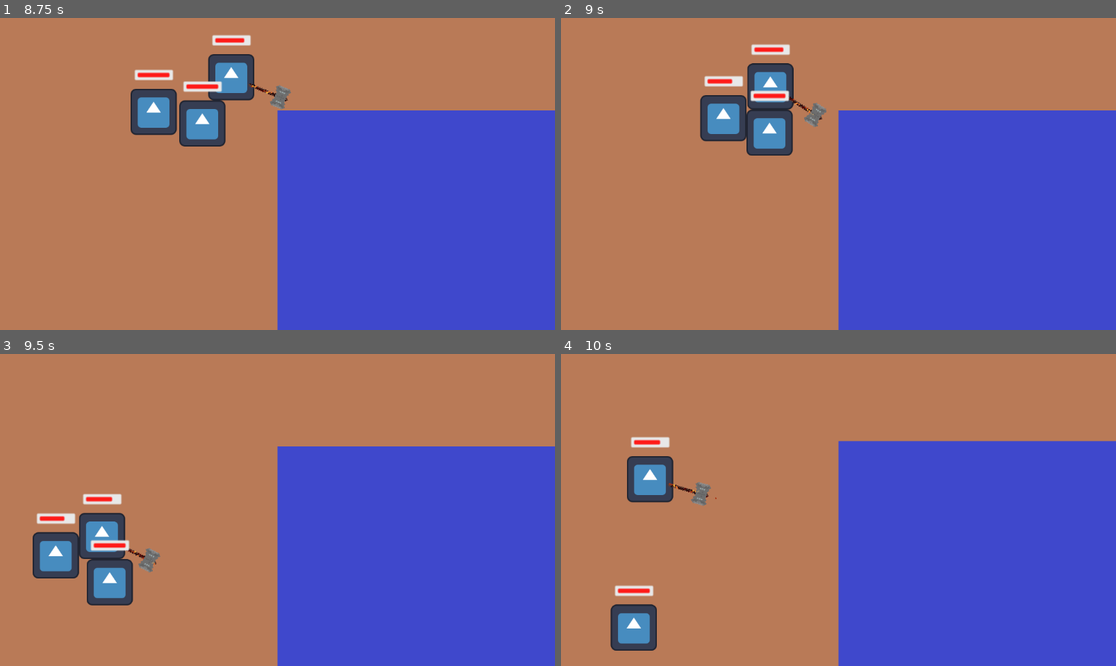
Above: before the commit, frames 1-4 (two rows, left to right).
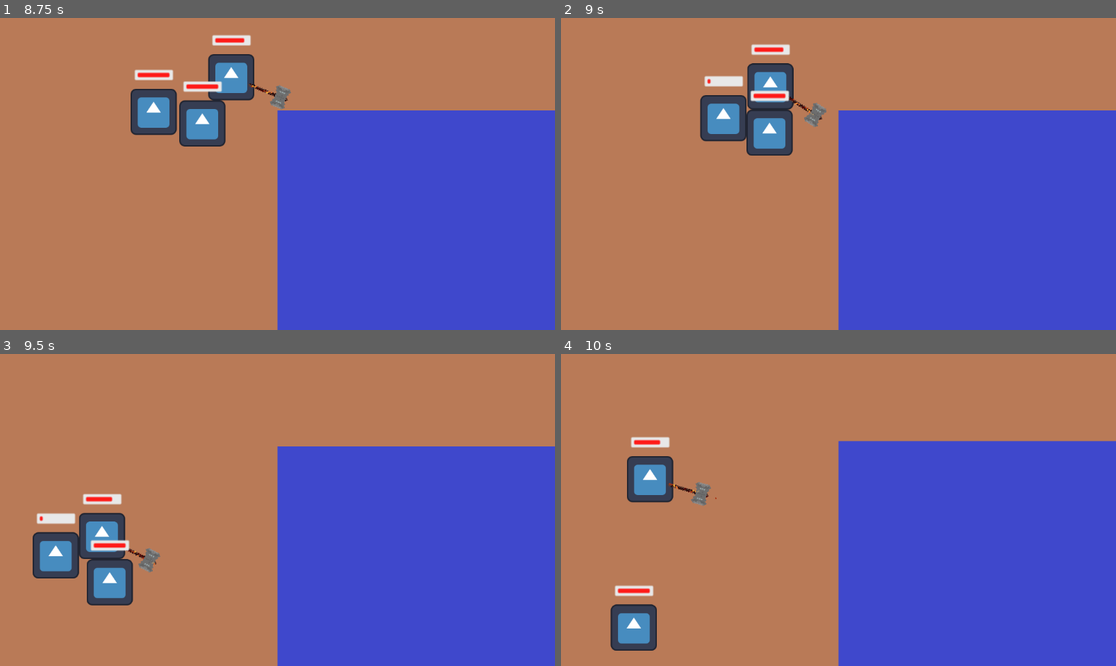
Above: after the commit, the same moments.

Repository: Arthexs/Rising-gamejam
Game: Godot game, scene res://Scenes/Main/main.tscn
The game is run twice, just before and just after one commit, with the same random seed, the same clock (stepped at 60 frames per second) and the same inputs. The engine's default icon, where the game draws it, is replaced by a stand-in: a white triangle on a blue panel in a dark square.
Inputs (mouse positions are in pixels of both pictures, inside the frame that each line leads up to):
- Up to frame 1 (8.75 s): move the mouse to (399, 158) at 0.52 s; hold D (Right) 0.53-1.28 s; move the mouse to (166, 189) at 1.27 s; hold S (Down) 1.28-2.03 s; move the mouse to (333, 105) at 2.02 s; hold D (Right) 2.03-2.78 s; move the mouse to (249, 236) at 2.77 s; hold W (Up) 2.78-3.53 s; move the mouse to (444, 220) at 3.52 s; hold A (Left) 3.53-5.03 s; move the mouse to (111, 127) at 4.27 s; move the mouse to (305, 174) at 5.02 s; hold S (Down) 5.03-5.78 s; move the mouse to (194, 96) at 5.77 s; hold D (Right) 5.78-6.53 s; move the mouse to (399, 158) at 6.52 s; hold W (Up) 6.53-7.28 s; move the mouse to (166, 189) at 7.27 s; hold D (Right) 7.28-8.03 s; move the mouse to (333, 105) at 8.02 s; hold S (Down) from 8.03 s (still down)
- Up to frame 2 (9 s): move the mouse to (810, 236) at 8.77 s; release S (Down) at 8.78 s; hold A (Left) from 8.78 s (still down)
- Up to frame 3 (9.5 s): keep holding A (Left)
- Up to frame 4 (10 s): move the mouse to (1005, 556) at 9.52 s; release A (Left) at 9.53 s; hold W (Up) from 9.53 s (still down)

Frame 1 is identical in both runs. In frame 2, less than 0.1% of the frame differs, in the area x 26-31%, y 19-22%; in frame 3, less than 0.1%; in frame 4, nothing differs.

Commit message:
Altered damage calculation on mobs

Diff:
--- a/Scenes/Mobs/melee_mob.gd
+++ b/Scenes/Mobs/melee_mob.gd
@@ -63,7 +63,7 @@
 	var force: float = abs(delta_vel)/delta * mass_max
 	#print("force: ", force)
 	if force > force_threshold:
-		var damage: float = force/100000 * damage_tuner
+		var damage: float = force/25000 * damage_tuner
 		#print("damage taken: ", damage)
 		health_module.take_damage(damage)
 		mass = 0.1*mass_max
@@ -73,7 +73,7 @@
 	if prev_velocity.length() != 0:
 		#print(delta_vel/prev_velocity.length(), " < ", - (1-brake_threshold))
 		if delta_vel/prev_velocity.length() < - (1-brake_threshold) && flying:
-			var damage: float = force/100000 * damage_tuner
+			var damage: float = force/25000 * damage_tuner
 			#print("damage taken: ", damage)
 			health_module.take_damage(damage)
 			linear_velocity = Vector2.ZERO
--- a/Scenes/Mobs/ranged_mob.gd
+++ b/Scenes/Mobs/ranged_mob.gd
@@ -51,7 +51,7 @@
 	var force: float = abs(delta_vel)/delta * mass_max
 
 	if force > force_threshold:
-		var damage: float = force/100000 * damage_tuner
+		var damage: float = force/25000 * damage_tuner
 		#print("damage taken: ", damage)
 		health_module.take_damage(damage)
 		mass = 0.1*mass_max
@@ -61,7 +61,7 @@
 	if prev_velocity.length() != 0:
 		#print(delta_vel/prev_velocity.length(), " < ", - (1-brake_threshold))
 		if delta_vel/prev_velocity.length() < - (1-brake_threshold) && flying:
-			var damage: float = force/100000 * damage_tuner
+			var damage: float = force/25000 * damage_tuner
 			#print("damage taken: ", damage)
 			health_module.take_damage(damage)
 			linear_velocity = Vector2.ZERO
